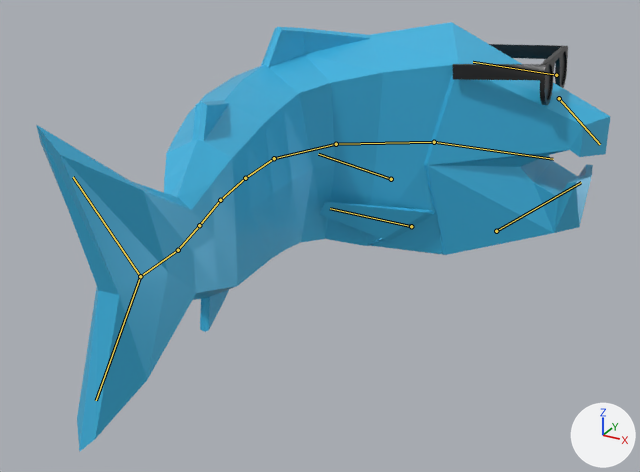
Renders of the Blender file scenes/entities/fish.blend from each side of a commit.
One viewpoint serves both versions: a 50 mm camera at (2.99, -5.04, 2.05) aimed at (0.43, -0.38, -0.28). Arrows for +X, +Y and +Z are at lower right; the lights stay in place. The older version comes first. Both versions are drawn at frame 12 of the action 'Spit Left'; the numbers are the values there. The bones that bend it are drawn over the model as lines.

Objects in the first picture: 'Fish', 'Glasses'.
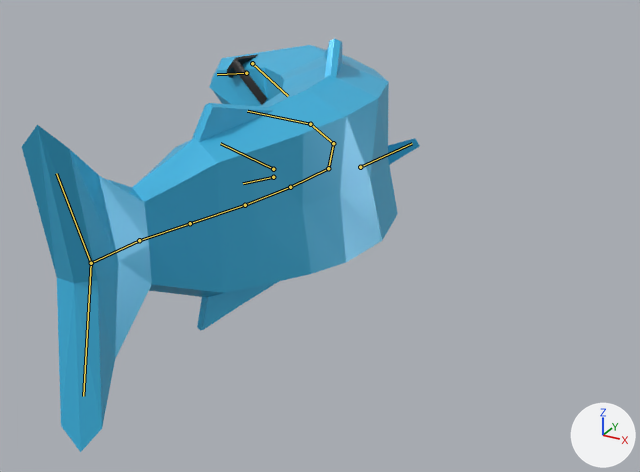
Location of each change, (x1, y1, x2, y2) in pixels of the pictures (640 x 472 px):
'Fish', posed (31% narrower): before (36, 22, 611, 452); after (22, 39, 420, 452)
'Glasses', posed: before (453, 44, 568, 105); after (226, 54, 267, 105)
bone 'Center Back', root to tip: before (274, 158) to (245, 178); after (328, 168) to (290, 187)
bone 'Back 1', root to tip: before (245, 178) to (220, 200); after (290, 187) to (245, 205)
bone 'Back 2', root to tip: before (220, 200) to (199, 225); after (245, 205) to (190, 223)
bone 'Back 3', root to tip: before (199, 225) to (178, 250); after (190, 223) to (139, 240)
bone 'Tail Fin', root to tip: before (178, 250) to (140, 276); after (139, 240) to (91, 263)
bone 'Tail Fin Top', root to tip: before (140, 276) to (73, 177); after (91, 263) to (56, 173)
bone 'Tail Fin Bottom', root to tip: before (140, 276) to (96, 400); after (91, 263) to (83, 396)
bone 'Center', root to tip: before (274, 158) to (336, 144); after (328, 168) to (333, 143)
bone 'Forward', root to tip: before (336, 144) to (434, 142); after (333, 143) to (310, 124)
bone 'Head', root to tip: before (434, 142) to (553, 159); after (310, 124) to (247, 111)
bone 'Jaw Lower', root to tip: before (496, 231) to (581, 182); after (273, 169) to (220, 143)
bone 'Jaw Upper', root to tip: before (559, 98) to (600, 144); after (246, 73) to (217, 74)
bone 'Glasses', root to tip: before (556, 75) to (473, 62); after (252, 63) to (288, 96)
bone 'Fin L', root to tip: before (391, 179) to (318, 154); after (273, 177) to (243, 183)
bone 'Fin R', root to tip: before (411, 226) to (330, 208); after (360, 167) to (412, 143)

The change in detail:
Bone 'Center Back' (bone_center_back) moves from (-0.221, -0.116, 0.0) to (0.221, -0.116, 0.0).
Bone 'Center Back' (bone_center_back) turns from (0, 0, -6) to (0, 0, 6) degrees about its own x, y and z.
Bone 'Back 1' (bone_back_1) turns from (0, 0, -6) to (0, 0, 6) degrees about its own x, y and z.
Bone 'Back 2' (bone_back_2) turns from (0, 0, -6) to (0, 0, 6) degrees about its own x, y and z.
Bone 'Back 3' (bone_back_3) turns from (0, 0, 1) to (0, 0, -1) degrees about its own x, y and z.
Bone 'Tail Fin' (bone_tail_fin) turns from (0, 0, 11) to (0, 0, -11) degrees about its own x, y and z.
Bone 'Tail Fin Top' (bone_tail_fin_top) turns from (-3, -25, 13) to (-3, 25, -13) degrees about its own x, y and z.
Bone 'Tail Fin Bottom' (bone_tail_fin_bottom) turns from (3, 25, 14) to (3, -25, -14) degrees about its own x, y and z.
Bone 'Center' (bone_center) moves from (-0.221, 0.116, 0.0) to (0.221, 0.116, 0.0).
Bone 'Center' (bone_center) turns from (0, 0, -24) to (0, 0, 24) degrees about its own x, y and z.
Bone 'Forward' (bone_forward) turns from (0, 0, -33) to (0, 0, 23) degrees about its own x, y and z.
Bone 'Forward' (bone_forward) is rescaled from (1.0, 1.0, 1.0) to (0.73, 0.73, 0.73).
Bone 'Head' (bone_head) turns from (0, 0, -31) to (0, 0, 35) degrees about its own x, y and z.
Bone 'Jaw Lower' (bone_jaw_lower) turns from (0, -3, -4) to (-27, 3, 4) degrees about its own x, y and z.
Bone 'Jaw Upper' (bone_jaw_upper) turns from (0, 3, -4) to (33, -3, 4) degrees about its own x, y and z.
Bone 'Glasses' (bone_glasses) moves from (0.039, -0.011, 0.009) to (-0.039, -0.011, 0.009).
Bone 'Glasses' (bone_glasses) turns from (4, 3, -6) to (4, -3, 6) degrees about its own x, y and z.
Bone 'Fin L' (bone_fin_l) turns from (-7, -3, 9) to (-24, -5, 40) degrees about its own x, y and z.
Bone 'Fin R' (bone_fin_r) turns from (4, 2, -5) to (14, 35, -50) degrees about its own x, y and z.
